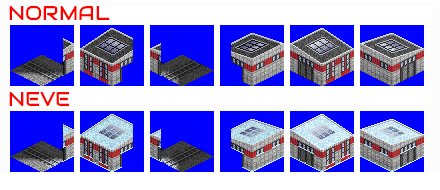
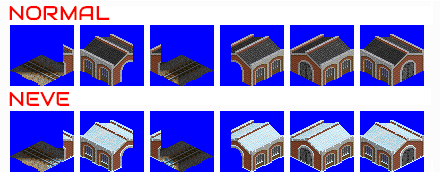
Two versions of the same layered image (440×190). Layer-by-layer changes:
added layer "RAIL" above "ELRL" over [11, 28, 424, 172]
added layer "ELRL" above "FEVE" over [11, 28, 424, 172]
added layer "FEVE" above "RAVE" over [11, 28, 424, 172]
